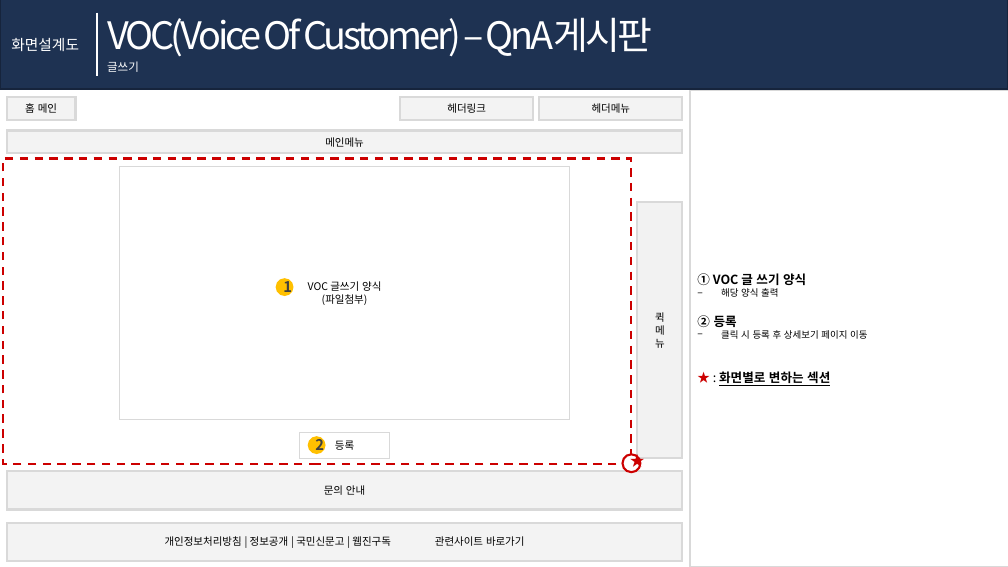
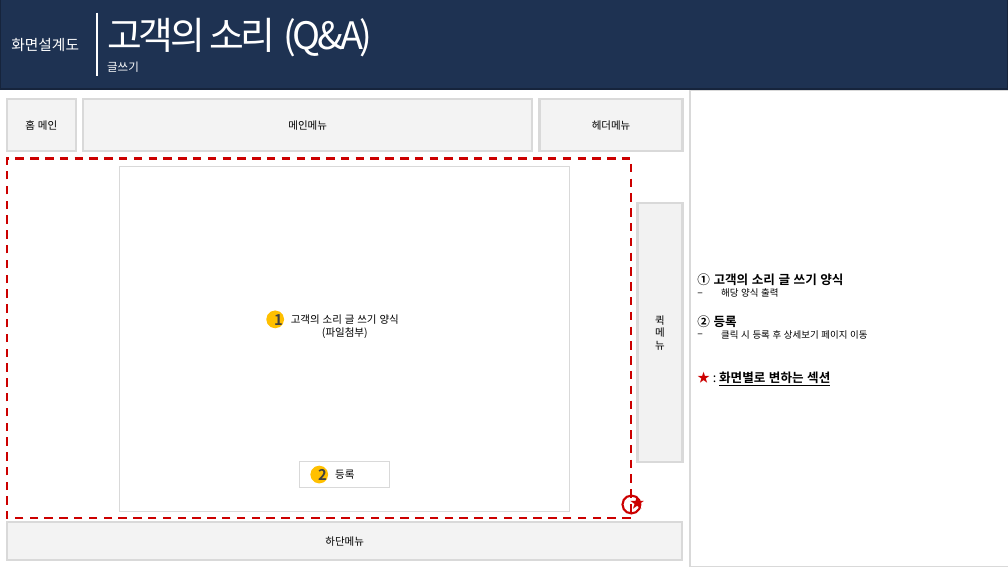
Before and after one commit to HTKzz/HALO, a slide deck: slide 15 of 프로젝트/설계 단계 계획서/ACC_화면정의서.pptx (slide 14 before the commit). Drawn at 1008x567 pixels with LibreOffice and Linux fonts; fonts in the diff are those of the drawing. Boxes give left, top, right and bottom in pixels: in the first picture for what was removed or moved away, otherwise in the second. Text is boxed around its words. In the diff, an @@ line names an element or a change of style, - is before the commit and + after.

```diff
--- a/프로젝트/설계 단계 계획서/ACC_화면정의서.pptx
+++ b/프로젝트/설계 단계 계획서/ACC_화면정의서.pptx
@@ text at [107,17,373,57]: text changed @@
-VOC(Voice Of Customer) – QnA게시판
+고객의 소리 (Q&A)
@@ rectangle "홈 메인": place and size @@
-rectangle "홈 메인" at [7,97,76,119]
+rectangle "홈 메인" at [7,99,76,152]
@@ rectangle "메인메뉴": place and size @@
-rectangle "메인메뉴" at [7,131,683,154]
+rectangle "메인메뉴" at [83,99,532,151]
@@ rectangle removed at [400,97,533,119] @@
-헤더링크
@@ rectangle "헤더메뉴": place and size @@
-rectangle "헤더메뉴" at [539,97,682,119]
+rectangle "헤더메뉴" at [540,99,683,151]
@@ rectangle: place and size @@
-rectangle at [3,159,631,464]
+rectangle at [7,159,631,519]
@@ rectangle "고객의 소리 글 쓰기 양식": place and size @@
-rectangle "고객의 소리 글 쓰기 양식" at [119,166,570,420]
+rectangle "고객의 소리 글 쓰기 양식" at [119,166,570,511]
@@ text in rectangle at [697,273,843,285]: text changed @@
-① VOC 글 쓰기 양식
+① 고객의 소리 글 쓰기 양식
@@ ellipse "1": place and size @@
-ellipse "1" at [276,278,294,296]
+ellipse "1" at [266,311,284,329]
@@ text in rectangle at [291,314,399,324]: text changed @@
-VOC 글쓰기 양식
+고객의 소리 글 쓰기 양식
@@ rectangle removed at [7,471,683,510] @@
-문의 안내
@@ rectangle "등록": place and size @@
-rectangle "등록" at [299,433,389,458]
+rectangle "등록" at [299,462,389,488]
@@ ellipse "2": place and size @@
-ellipse "2" at [308,436,326,454]
+ellipse "2" at [311,466,329,484]
@@ ellipse: place and size @@
-ellipse at [622,454,640,473]
+ellipse at [622,496,640,514]
@@ text "★": place and size @@
-text "★" at [622,448,640,474]
+text "★" at [622,490,640,516]
@@ text in rectangle at [325,536,364,546]: text changed @@
-개인정보처리방침 | 정보공개 | 국민신문고 | 웹진구독 관련사이트 바로가기
+하단메뉴
```
Also in this commit, not shown: 24 other slides changed, 3 slides added, 10 slides removed, 19 other files.
